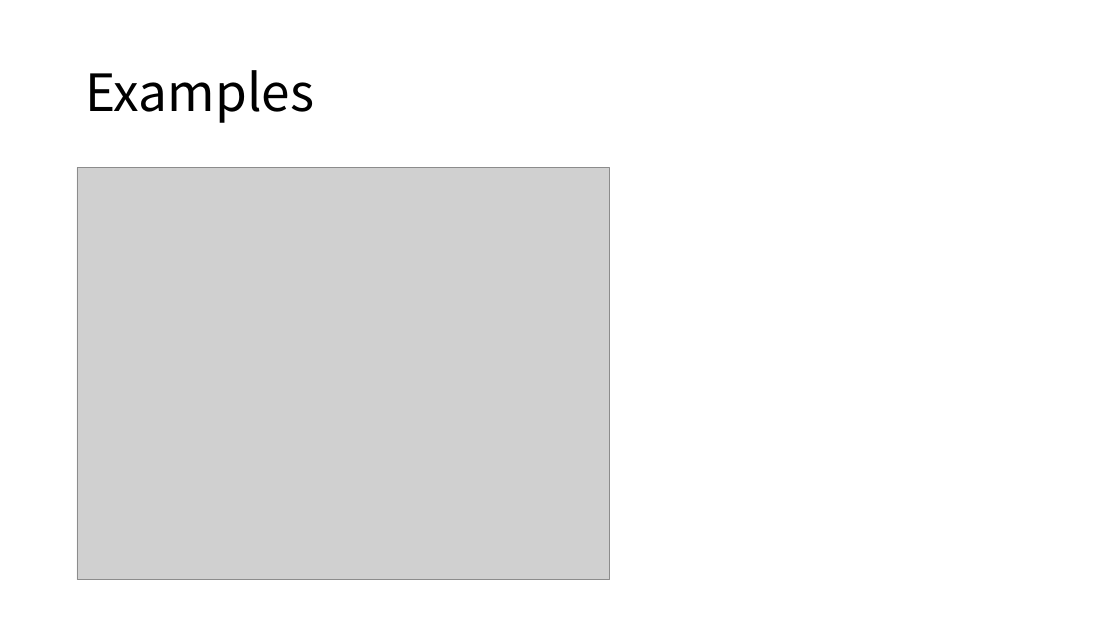
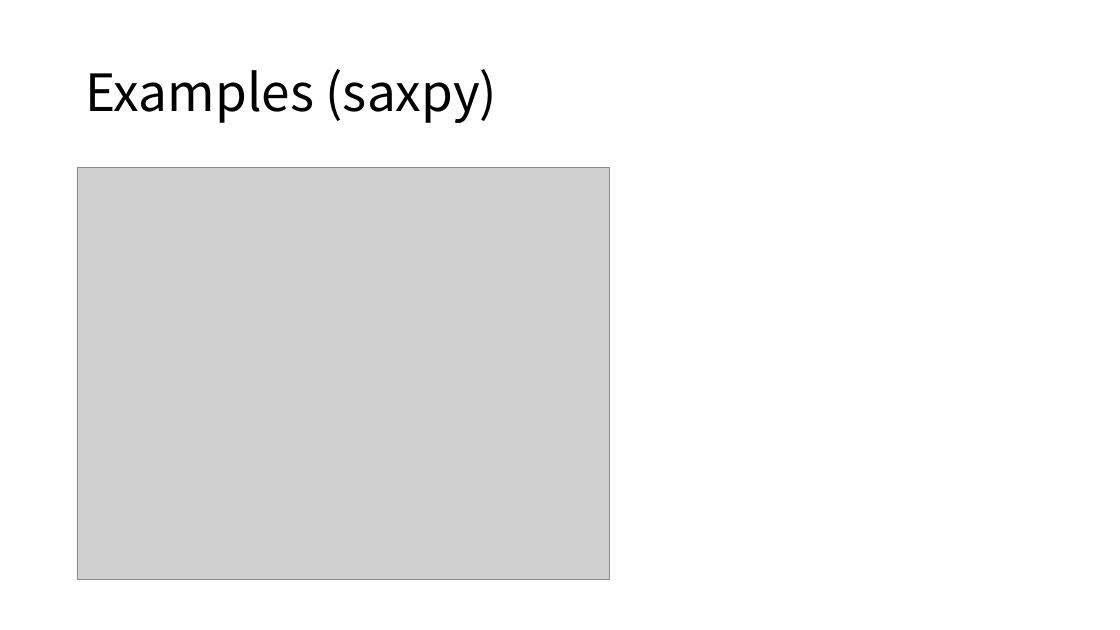
Before and after one commit to ZhenbangYou/A-Functional-Language-for-Parallel-Computing, a slide deck: slide 5 of A Functional Language for Parallel Computing.pptx (slide 6 before the commit). Drawn at 1120x630 pixels with LibreOffice and Linux fonts; fonts in the diff are those of the drawing; grey boxes stand for pictures. Boxes give left, top, right and bottom in pixels: in the first picture for what was removed or moved away, otherwise in the second. Text is boxed around its words. In the diff, an @@ line names an element or a change of style, - is before the commit and + after.

```diff
--- a/A Functional Language for Parallel Computing.pptx
+++ b/A Functional Language for Parallel Computing.pptx
@@ title at <box>85,69,498,123</box>: text changed @@
-Examples
+Examples (saxpy)
```
Also in this commit, not shown: 11 other slides changed, 1 slide added, 1 slide removed.
